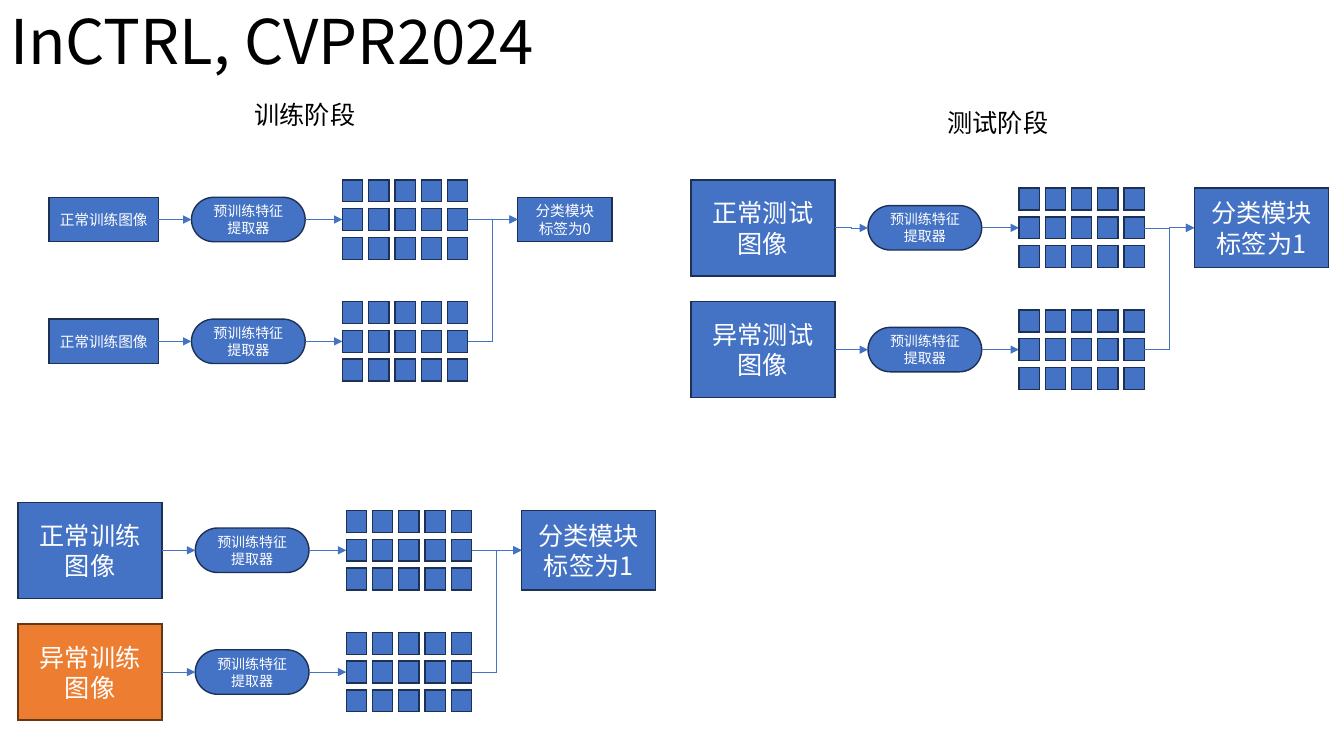
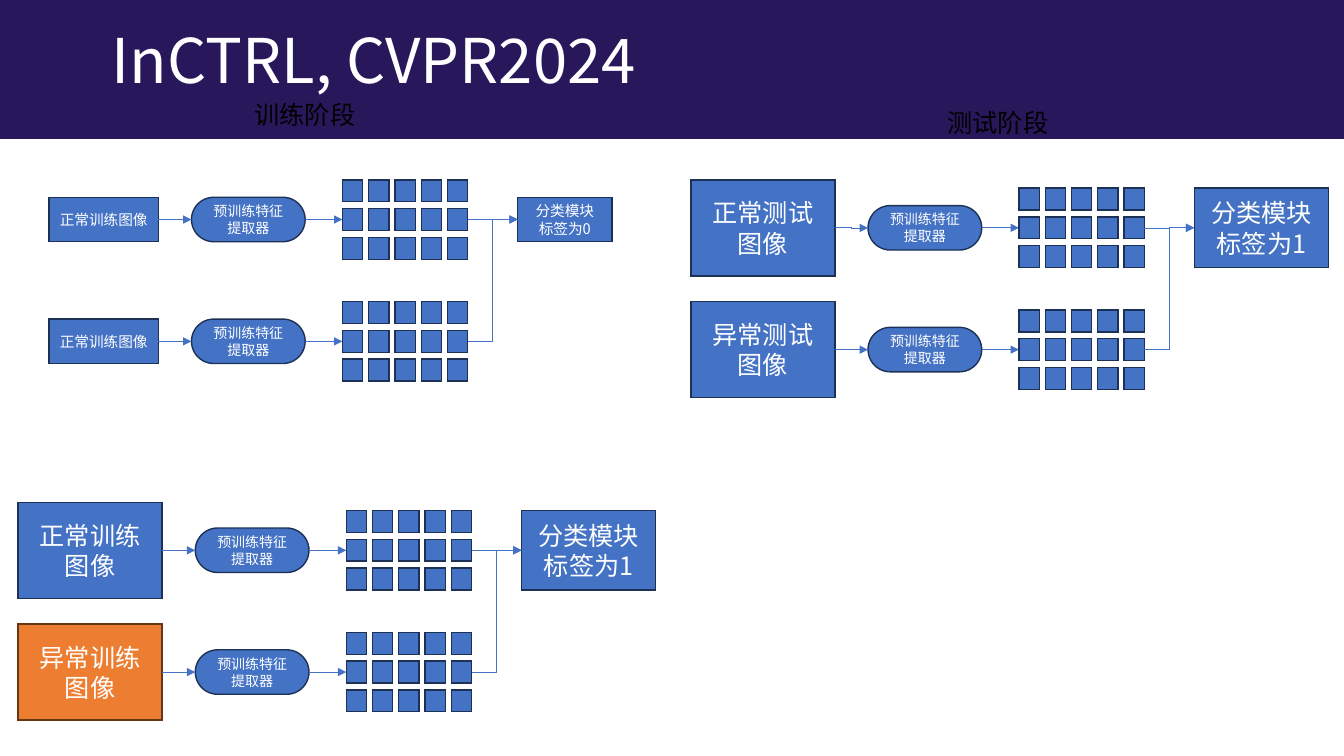
Before and after one commit to lizhenbang56/Papers, a slide deck: slide 21 of papers/车底检测/车底爆炸物检测装置产品立项报告.pptx (slide 22 before the commit). Drawn at 1344x756 pixels with LibreOffice and Linux fonts; fonts in the diff are those of the drawing. Boxes give left, top, right and bottom in pixels: in the first picture for what was removed or moved away, otherwise in the second. Text is boxed around its words. In the diff, an @@ line names an element or a change of style, - is before the commit and + after.

```diff
--- a/papers/车底检测/车底爆炸物检测装置产品立项报告.pptx
+++ b/papers/车底检测/车底爆炸物检测装置产品立项报告.pptx
@@ rectangle added at bbox=[0, 0, 1344, 139], fill #29175B @@
@@ title "InCTRL, CVPR2024": place and size @@
-title "InCTRL, CVPR2024" at bbox=[10, 18, 534, 76]
+title "InCTRL, CVPR2024" at bbox=[112, 37, 636, 95]
@@ title "InCTRL, CVPR2024" at bbox=[112, 37, 636, 95]: text colour #000000 to #FFFFFF @@
```
Also in this commit, not shown: 32 other slides changed, 3 slides added, 10 other files.
